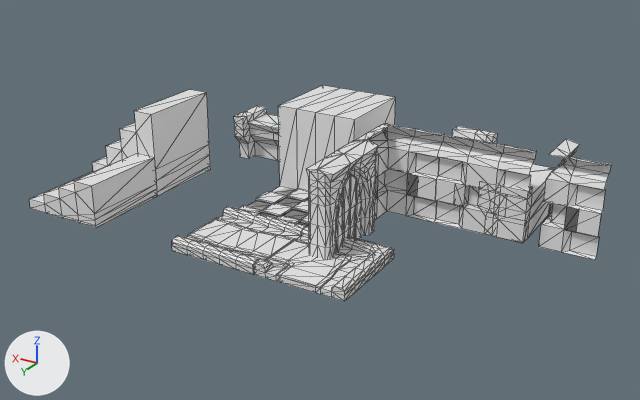
A saved change to the FBX model Assets/Art/Modulos/Modules.fbx.
Before and after are seen from a 50 mm camera at (-9.7, 14.51, 7.16) aimed at (-1.63, 1.07, 0.44). Every picture has the same lights, and +X, +Y and +Z are marked at lower left. Mesh edges are drawn as thin lines. Where no turn or scale is listed for an object, it has been applied to the vertices. Vertices at the same position are counted once.

Objects in the first picture: 'Box003', 'Box012', 'Box013', 'Cornerwall2', 'Door', 'Midwall', 'Stairs', 'Stairs2', 'Tiles', 'Wall', 'esquina', 'esquina001'.
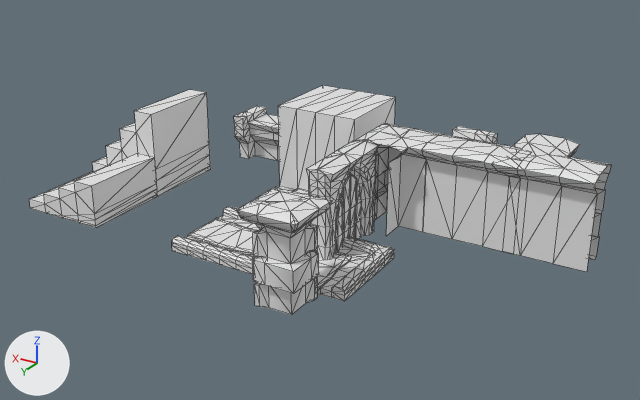
The change, as a list of edits to the scene's bpy script:
```text
Change me_mesh_008:
    used by ob_esquina; location = (-3.55, 0.0, 0.0)
    remove me_mesh_008.from_pydata(...)  # 76 vertices, 120 faces; spans x 0.0..1.28, y -0.26..1.02, z 0.0..1.78
    add me_mesh_008.from_pydata(...)  # 92 vertices, 144 faces; spans x 0.0..1.28, y -0.26..1.02, z 0.0..1.78
    me_mesh_008 part 2
    16 vertices are added at x 0.0..0.59, y 0.42..1.02, z 0.0..1.78
    24 new faces join them
Change me_mesh_007:
    used by ob_wall; location = (-3.55, 0.0, 0.0)
    remove me_mesh_007.from_pydata(...)  # 60 vertices, 90 faces; spans x -1.78..0.0, y -0.26..0.0, z 0.0..1.78
    add me_mesh_007.from_pydata(...)  # 80 vertices, 120 faces; spans x -1.78..0.0, y -0.26..0.76, z -0.01..1.78
    me_mesh_007 part 1
    20 vertices are added at x -1.78..0.0, y 0.51..0.76, z -0.01..1.78
    30 new faces join them
Change me_mesh_015:
    used by ob_esquina001; location = (-6.65, 0.0, 0.0)
    remove me_mesh_015.from_pydata(...)  # 70 vertices, 108 faces; spans x 0.0..1.02, y -1.02..0.0, z 0.0..1.78
    add me_mesh_015.from_pydata(...)  # 106 vertices, 168 faces; spans x 0.0..1.78, y -1.02..0.76, z -0.01..1.78
    me_mesh_015 part 3
    29 vertices are added at x 0.0..1.78, y -1.02..0.76, z -0.01..1.78
    7 new vertices lie (0.0, 0.0, 1.46) away from vertices in x 0.0..1.52, y -1.02..0.51, z -0.01..0.0
    60 new faces join them
Add me_mesh_016:
    me_mesh_016.from_pydata(...)  # 127 vertices, 254 faces; spans x 0.21..1.28, y -0.26..0.8, z 0.0..1.78
Add ob_esquina002:
    ob_esquina002 = bpy.data.objects.new('esquina002', me_mesh_016)
    ob_esquina002.location = (-3.55, 3.81, 0.0)
```

Where the change shows, as pixel boxes (x1, y1, x2, y2) in the pictures (640 x 400 px):
'esquina001', reshaped (64% wider, 14% taller): before (539, 139, 611, 260); after (492, 134, 611, 272)
'Wall', reshaped: before (434, 134, 536, 234); after (421, 134, 520, 253)
'esquina002', added: after (236, 187, 332, 315)
'esquina', reshaped (14% taller): before (354, 123, 444, 222); after (354, 123, 442, 236)
part 1 of me_mesh_007, added: after (421, 135, 520, 253)
part 2 of me_mesh_008, added: after (365, 126, 438, 236)
part 3 of me_mesh_015, added: after (492, 134, 607, 272)
'Cornerwall2', unchanged, covered by the edit: before (478, 164, 554, 243)
'Tiles', unchanged, covered by the edit: before (239, 186, 309, 226); after (278, 186, 309, 195)
